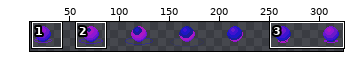
File history of a sprite sheet, JAMmy/Assets/Sprites/Common/Orb.png. The first picture is a wide view before the edit; the outline marks the close-up.
Close-up. The starting point:
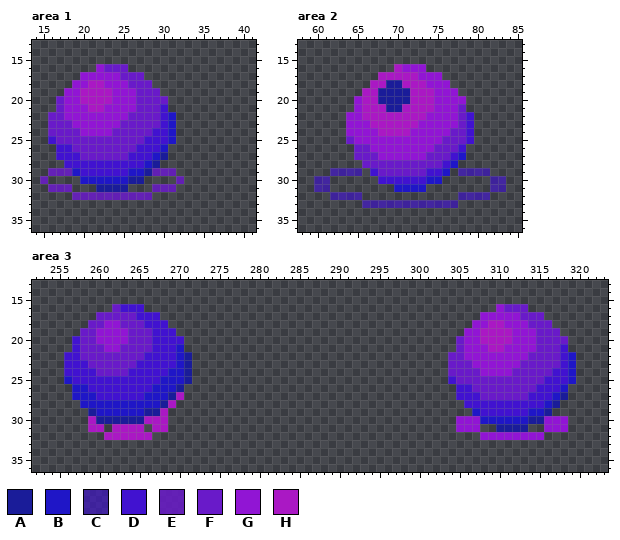
The file is 336x48 pixels. Shown: area 1: x 14..41, y 13..36; area 2: x 58..85, y 13..36; area 3: x 252..323, y 13..36. The wide view leaves out empty margins. The commit also changed other parts of the picture, which this record leaves out.
Palette (. is transparent): A #1a1c99  B #1f16c7  C #4112d0a0  D #4112d0  E #691ac9d7  F #691ac9  G #9115d4  H #aa18c4
Pixels before, area 1, first column x 15:
16 .......GFFF.......
17 .....GGGGGFFF.....
18 ....GGHHGGGFFF....
19 ...GGHHHHGGGFFF...
20 ..FGGHHHHGGGFFFF..
21 ..FGGGHHGGGGFFFD..
22 .FFGGGGGGGGFFFFDB.
23 .FFFGGGGGGFFFFFDB.
24 .FFFFGGGGFFFFFDDB.
25 .DFFFFFFFFFFFDDDB.
26 ..DDFFFFFFFFDDDB..
27 ..DDDFFFFFFDDDBA..
28 ...DDDDDDDDDDBA...
29 .EEEBDDDDDDBBAEEE.
30 E....BBBBBBAA....E
31 .EEE...AAAA...EEE.
32 ....EEEEEEEEEE....
Pixels before, area 2, first column x 60:
16 ..........HGGG..........
17 ........HHHHHGGG........
18 .......HHAAHHHGGG.......
19 ......HHAAAAHHHGGG......
20 .....GHHAAAAHHHGGGG.....
21 .....GHHHAAHHHHGGGF.....
22 ....GGHHHHHHHHGGGGFD....
23 ....GGGHHHHHHGGGGGFD....
24 ....GGGGHHHHGGGGGFFD....
25 ....FGGGGGGGGGGGFFFD....
26 .....FFGGGGGGGGFFFD.....
27 .....FFFGGGGGGFFFDB.....
28 ......FFFFFFFFFFDB......
29 ..CCCC.DFFFFFFDDB.CCCC..
30 CC......DDDDDDBB......CC
31 CC........BBBB........CC
32 ..CCCC............CCCC..
33 ......CCCCCCCCCCCC......
Pixels before, area 3, first column x 256:
16 ......FDDD............................................GFFF......
17 ....FFFFFDDD........................................GGGGGFFF....
18 ...FFGGFFFDDD......................................GGHHGGGFFF...
19 ..FFGGGGFFFDDD....................................GGHHHHGGGFFF..
20 .DFFGGGGFFFDDDD..................................FGGHHHHGGGFFFF.
21 .DFFFGGFFFFDDDB..................................FGGGHHGGGGFFFD.
22 DDFFFFFFFFDDDDBA................................FFGGGGGGGGFFFFDB
23 DDDFFFFFFDDDDDBA................................FFFGGGGGGFFFFFDB
24 DDDDFFFFDDDDDBBA................................FFFFGGGGFFFFFDDB
25 BDDDDDDDDDDDBBBA................................DFFFFFFFFFFFDDDB
26 .BBDDDDDDDDBBBA..................................DDFFFFFFFFDDDB.
27 .BBBDDDDDDBBBAH..................................DDDFFFFFFDDDBA.
28 ..BBBBBBBBBBAH....................................DDDDDDDDDDBA..
29 ...ABBBBBBAAH......................................BDDDDDDBBA...
30 ...HAAAAAAHHH....................................GGGBBBBBBAAGGG.
31 ...HH.HHHH.HH....................................GGG..AAAA..GGG.
32 .....HHHHHH.........................................GGGGGGGG....
Now the later version:
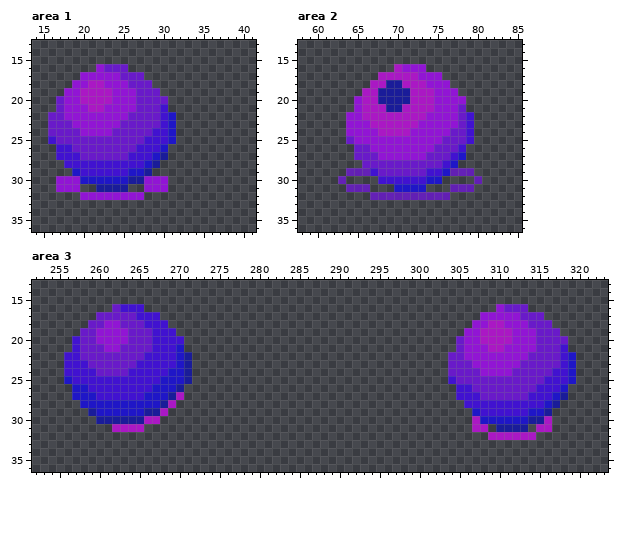
What changed:
{"where": "area 1"}
{"y":29,"x":16,"old":"EEE","new":"..."}
{"y":29,"x":29,"old":"EEE","new":"..."}
{"y":30,"x":15,"old":"E","new":"."}
{"y":30,"x":17,"old":"...","new":"GGG"}
{"y":30,"x":28,"old":"...","new":"GGG"}
{"y":30,"x":32,"old":"E","new":"."}
{"y":31,"x":16,"old":"EEE.","new":".GGG"}
{"y":31,"x":28,"old":".EEE","new":"GGG."}
{"y":32,"x":19,"old":"EEEEEEEEEE","new":".GGGGGGGG."}
{"where": "area 2"}
{"y":29,"x":62,"old":"CCCC.","new":"..EEE"}
{"y":29,"x":77,"old":".CCCC","new":"EEE.."}
{"y":30,"x":60,"old":"CC","new":".."}
{"y":30,"x":63,"old":".","new":"E"}
{"y":30,"x":80,"old":".","new":"E"}
{"y":30,"x":82,"old":"CC","new":".."}
{"y":31,"x":60,"old":"CC","new":".."}
{"y":31,"x":64,"old":"...","new":"EEE"}
{"y":31,"x":77,"old":"...","new":"EEE"}
{"y":31,"x":82,"old":"CC","new":".."}
{"y":32,"x":62,"old":"CCCC","new":"...."}
{"y":32,"x":67,"old":"..........","new":"EEEEEEEEEE"}
{"y":32,"x":78,"old":"CCCC","new":"...."}
{"y":33,"x":66,"old":"CCCCCCCCCCCC","new":"............"}
{"where": "area 3"}
{"y":30,"x":259,"old":"H","new":"."}
{"y":30,"x":268,"old":"H","new":"."}
{"y":30,"x":305,"old":"GGG","new":"..H"}
{"y":30,"x":316,"old":"GGG","new":"H.."}
{"y":31,"x":259,"old":"HH","new":".."}
{"y":31,"x":267,"old":"HH","new":".."}
{"y":31,"x":305,"old":"GGG.","new":"..HH"}
{"y":31,"x":315,"old":".GGG","new":"HH.."}
{"y":32,"x":261,"old":"HHHHHH","new":"......"}
{"y":32,"x":308,"old":"GGGGGGGG","new":".HHHHHH."}
